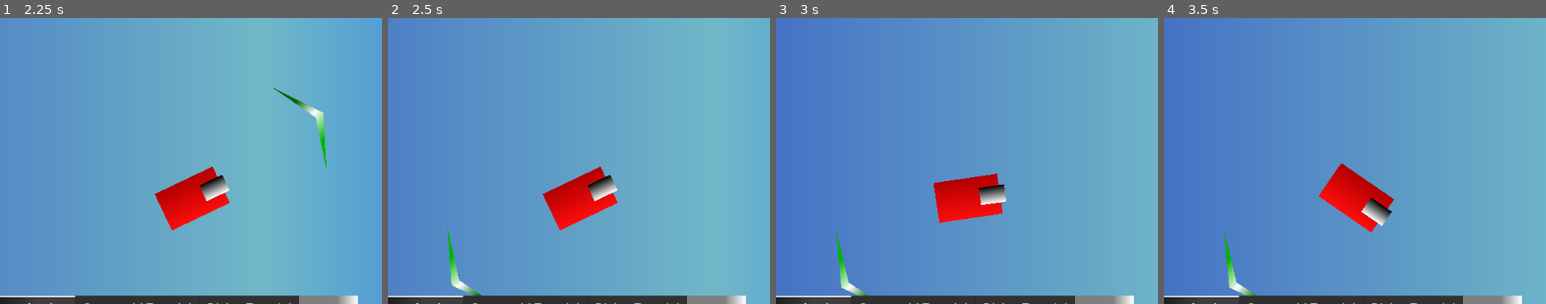
Above: before the commit, frames 1-4 (left to right).
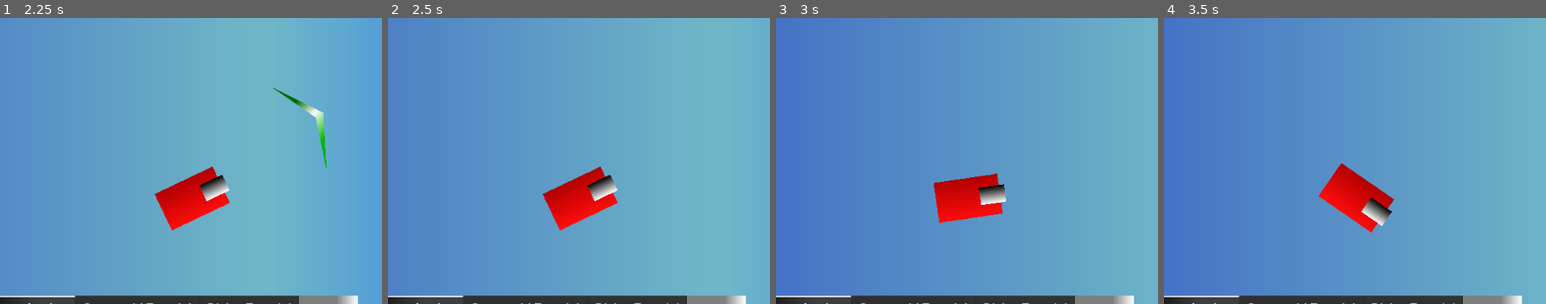
Above: after the commit, the same moments.

Repository: malceore/LD57
Game: Godot game, scene res://scenes/main/main_game.tscn
Two runs of this game, one before a commit and one after it. Both use one fixed random seed, a clock stepped at 60 frames per second and the inputs below.
Inputs:
- Up to frame 1 (2.25 s): click "Play" at 0.5 s; tap Enter at 1.25 s; hold Right (right) 1.28-2.03 s; tap Space (sonar) at 1.35 s; hold S (down) from 2.03 s (still down); tap E (dive) at 2.1 s
- Up to frame 2 (2.5 s): keep holding S (down); tap Space (sonar) at 2.3 s
- Up to frame 3 (3 s): tap Space (sonar) at 2.75, 2.85 s; release S (down) at 2.78 s; hold Right (right) from 2.78 s (still down)
- Up to frame 4 (3.5 s): keep holding Right (right)
The pictures show only the part of the screen within x 25-75%, y 18-68%; the shares and areas given below are measured in that part.

Frame 1 is identical in both runs. In frame 2, 0.4% of the frame differs, in the area x 15-25%, y 73-98%; in frame 3, 0.4%; in frame 4, 0.4%.

Commit message:
sonar now has cooldown

Diff:
--- a/scenes/stealth_game/ship.gd
+++ b/scenes/stealth_game/ship.gd
@@ -2,6 +2,8 @@
 
 signal dive(location)
 signal sonar
+
+var sonar_ready = true
 
 var current_area = null
 
@@ -50,8 +52,17 @@
 	completed_area.queue_free()
 
 func attempt_sonar_sweep():
+	if !sonar_ready:
+		return
+	sonar_ready = false
+
 	var dive_spots = $sonar.get_overlapping_areas()
 	for spot in dive_spots:
 		if spot.has_method("reveal_spot"):
 			spot.reveal_spot()
+
 	sonar.emit()
+	$SonarTimer.start()
+
+func _on_sonar_timer_timeout() -> void:
+	sonar_ready = true
--- a/scenes/stealth_game/ship/ship.tscn
+++ b/scenes/stealth_game/ship/ship.tscn
@@ -44,3 +44,8 @@
 remote_path = NodePath("../../Camera2D")
 update_rotation = false
 update_scale = false
+
+[node name="SonarTimer" type="Timer" parent="."]
+wait_time = 10.0
+
+[connection signal="timeout" from="SonarTimer" to="." method="_on_sonar_timer_timeout"]
